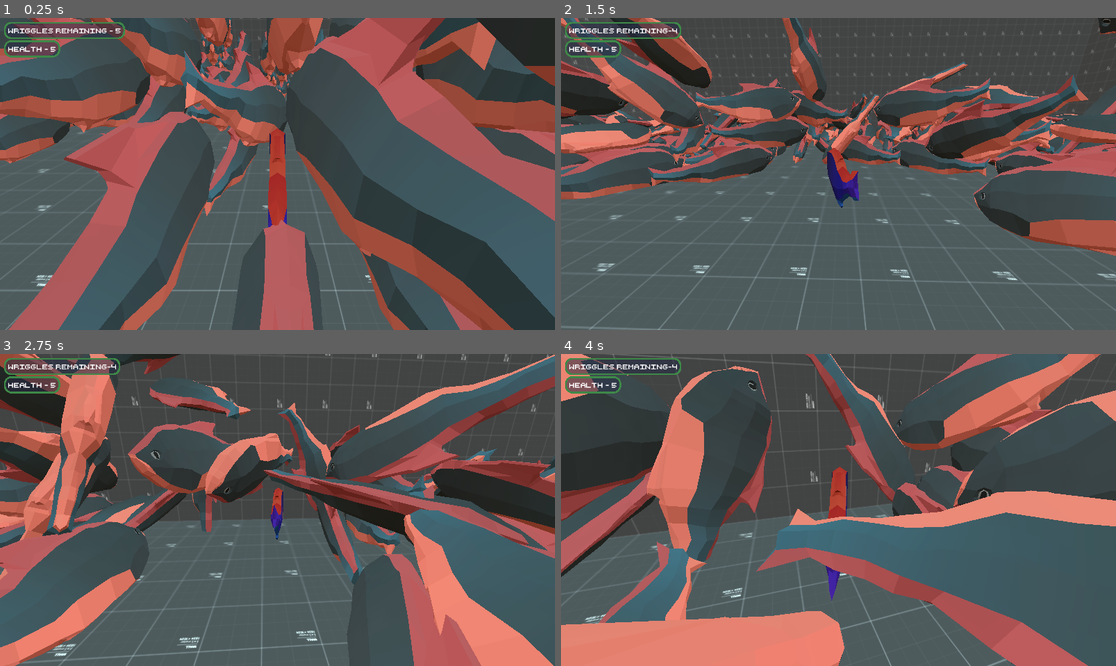
Above: before the commit, frames 1-4 (two rows, left to right).
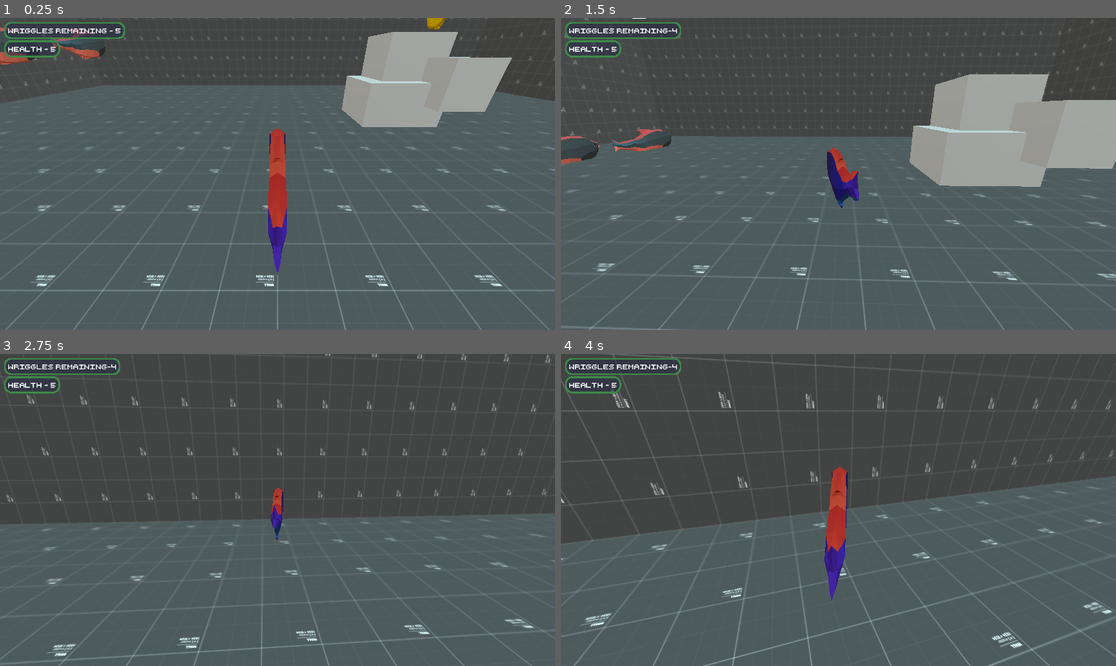
Above: after the commit, the same moments.

Repository: jamethy/fish-4
Game: Godot game, scene res://Scenes/test-scene.tscn
Same seed, same stepped clock (60 frames per second), same inputs: the game is played once before the commit and once after it.
Inputs (mouse positions are in pixels of both pictures, inside the frame that each line leads up to):
- Up to frame 1 (0.25 s): no input
- Up to frame 2 (1.5 s): tap Enter (ui_accept) at 0.5, 0.77 s; move the mouse to (866, 174) at 0.52 s; hold W (Forward) from 0.53 s (still down); tap Q (Bubble) at 0.6 s; move the mouse to (810, 174) at 1.27 s; tap Space (Burst) at 1.35 s
- Up to frame 3 (2.75 s): keep holding W (Forward); tap Enter (ui_accept) at 1.52 s; move the mouse to (288, 503) at 2.02 s; tap Q (Bubble) at 2.1 s
- Up to frame 4 (4 s): keep holding W (Forward); move the mouse to (832, 516) at 2.77 s; tap Space (Burst) at 2.85 s; tap Enter (ui_accept) at 3.02, 3.77 s; move the mouse to (877, 513) at 3.52 s; tap Q (Bubble) at 3.6 s

The runs differ from the first frame. In frame 1, 53% of the frame differs, in the area x 0-100%, y 0-100%; in frame 2, 29%; in frame 3, 38%; in frame 4, 36%.

Commit message:
changes

Diff:
--- a/Scenes/test-scene.gd
+++ b/Scenes/test-scene.gd
@@ -1,6 +1,7 @@
 extends Node3D
 
 const BUBBLE = preload("res://Player/bubble.tscn")
+@onready var camera_3d = $Camera3D
 
 @onready
 var other_fish_scenes = [
@@ -12,6 +13,7 @@
 # Called when the node enters the scene tree for the first time.
 func _ready():
 	Events.player_wriggled.connect(_on_player_wriggled)
+	Events.player_found_goal_fish.connect(_on_player_found_goal_fish)
 
 	for i in range(0, fish_count):
 		var new_fish = other_fish_scenes.pick_random().instantiate()
@@ -20,11 +22,9 @@
 	Events.player_found_goal_fish.connect(_on_player_found_goal_fish)
 
 func _on_player_found_goal_fish(_d: Dictionary):
-	$CanvasLayer.visible = true
-	$Camera3D.target = $GoalFish
+	camera_3d.target = $GoalFish
 
 
-# Called every frame. 'delta' is the elapsed time since the previous frame.
 func _on_player_wriggled(pos:Dictionary):
 	var scene = BUBBLE.instantiate()
 	self.add_child(scene)
--- a/Scenes/test-scene.tscn
+++ b/Scenes/test-scene.tscn
@@ -1,10 +1,11 @@
-[gd_scene load_steps=10 format=3 uid="uid://d3fiuxx6srntl"]
+[gd_scene load_steps=11 format=3 uid="uid://d3fiuxx6srntl"]
 
 [ext_resource type="Script" path="res://Scenes/test-scene.gd" id="1_5vkwr"]
 [ext_resource type="Texture2D" uid="uid://dafm0canr7uy2" path="res://Assets/Test Tile Textures/texture_01.svg" id="1_kua01"]
 [ext_resource type="PackedScene" uid="uid://ua1b473dkgkh" path="res://Player/player.tscn" id="2_rc6cb"]
 [ext_resource type="PackedScene" uid="uid://de1ollje6u46c" path="res://Player/player_camera.tscn" id="3_ohokl"]
 [ext_resource type="PackedScene" uid="uid://btweclvwdaubh" path="res://Obstacles/coral.tscn" id="5_ui2i0"]
+[ext_resource type="PackedScene" uid="uid://bgvg735kdpkgt" path="res://goal_fish.tscn" id="6_sdkir"]
 
 [sub_resource type="StandardMaterial3D" id="StandardMaterial3D_28j67"]
 albedo_texture = ExtResource("1_kua01")
@@ -23,7 +24,7 @@
 
 [node name="test-scene" type="Node3D"]
 script = ExtResource("1_5vkwr")
-fish_count = 400
+fish_count = 5
 
 [node name="CSGBox3D" type="CSGBox3D" parent="."]
 use_collision = true
@@ -33,7 +34,7 @@
 material = SubResource("StandardMaterial3D_28j67")
 
 [node name="CSGBox3D2" type="CSGBox3D" parent="."]
-transform = Transform3D(2.98023e-08, -1, 0, 1, 2.98023e-08, 0, 0, 0, 1, -14, 3, 0)
+transform = Transform3D(2.98023e-08, -1, 0, 1, 2.98023e-08, 0, 0, 0, 1, -12.5, 3, 0)
 use_collision = true
 collision_layer = 4
 collision_mask = 4
@@ -81,3 +82,12 @@
 
 [node name="Coral" parent="." instance=ExtResource("5_ui2i0")]
 transform = Transform3D(1, 0, 0, 0, 1, 0, 0, 0, 1, -6.93107, 0.573567, -3.3454)
+
+[node name="Coral2" parent="." instance=ExtResource("5_ui2i0")]
+transform = Transform3D(1, 0, 0, 0, 1, 0, 0, 0, 1, 4.86893, 0.573567, -3.3454)
+
+[node name="Coral3" parent="." instance=ExtResource("5_ui2i0")]
+transform = Transform3D(2.1, 0, 0, 0, 2.1, 0, 0, 0, 2.1, -3.43107, 0.573567, 4.6546)
+
+[node name="GoalFish" parent="." instance=ExtResource("6_sdkir")]
+transform = Transform3D(1, 0, 0, 0, 1, 0, 0, 0, 1, -7, 4, 9)
--- a/goal_fish.tscn
+++ b/goal_fish.tscn
@@ -1,13 +1,15 @@
 [gd_scene load_steps=4 format=3 uid="uid://bgvg735kdpkgt"]
 
 [ext_resource type="Script" path="res://goal_fish.gd" id="1_fnfkc"]
-[ext_resource type="PackedScene" path="res://golden_fish.tscn" id="1_n2dtg"]
+[ext_resource type="PackedScene" uid="uid://kvostdgthy0x" path="res://golden_fish.tscn" id="1_n2dtg"]
 
 [sub_resource type="CapsuleShape3D" id="CapsuleShape3D_y3au3"]
 radius = 0.375
 height = 1.49846
 
 [node name="GoalFish" type="RigidBody3D"]
+collision_layer = 2
+collision_mask = 7
 script = ExtResource("1_fnfkc")
 
 [node name="CollisionShape3D" type="CollisionShape3D" parent="."]
Not shown: 1 places in golden_fish.tscn that only renumber resources
